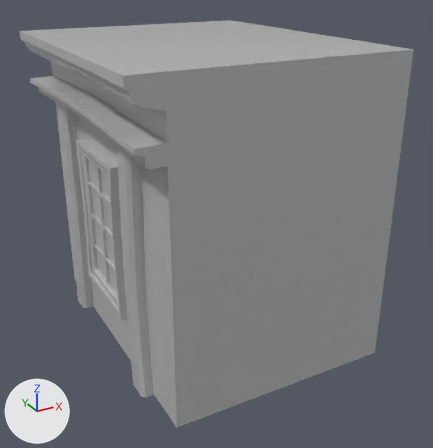
Renders of the FBX model PC_Client_&_Server_Makina/Assets/Environement Final/Buildings/Facades & pillars/Facades Type 2 (Brick)/O_V_F_Type2_Blank_Extrude/O_V_F_Type2_Blank_ExtrudeUP/O_V_F_Type2_Blank_ExtrudeUP.fbx from each side of a commit.
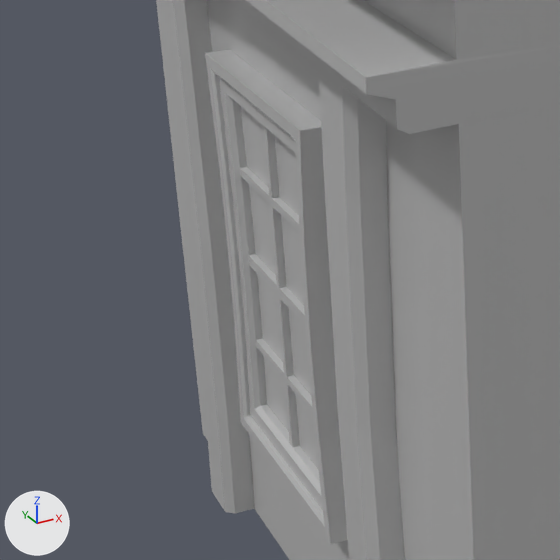
Each version is shown whole from a 50 mm lens placed at (-2.14, -5.19, 3.67), pointed at (0.59, -0.22, 1.19), then close up on the part from 0% to 47% of the width and 27% to 73% of the height. The lights are fixed; the arrows at lower left show +X, +Y and +Z.

The first close-up shows 'O_V_F_Type2_Blank_ExtrudeUP'.
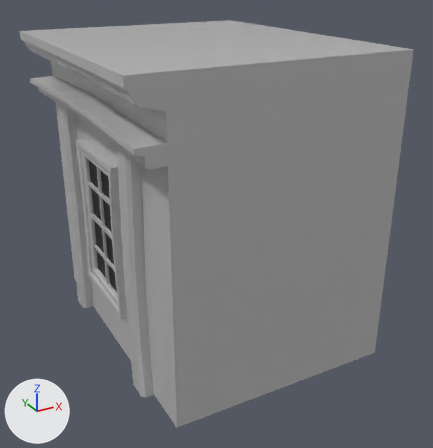
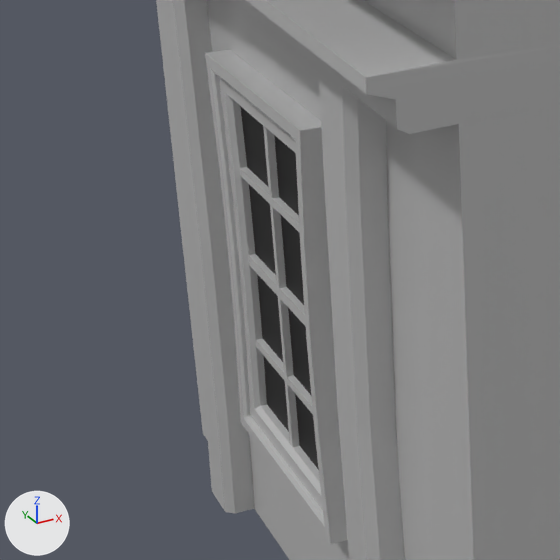
Scene script edits in JSON lines:
```json
{"op": "add", "block": "mat_08___default_slot__2", "code": ["mat_08___default_slot__2 = principled_material('08 - Default Slot #2')", "mat_08___default_slot__2.base_color = (0.0, 0.0, 0.0)  # black #000000", "mat_08___default_slot__2.roughness = 0.553"]}
{"block": "me_mesh", "where": "me_mesh.from_pydata(...)  # 643 vertices, 606 faces; spans x -0.79..1.74, y -1.5..1.5, z 0.0..3.0"}
{"block": "me_mesh", "where": "# used by ob_o_v_f_type2_blank_extrudeup; location = (0.0, 0.0, 0.0)"}
{"block": "me_mesh", "change": "me_mesh part 1: all 8 faces centred in x -0.52, y -0.18..0.18, z 0.82..1.79 switch from mat_07___default (grey #bcbcbc) to mat_08___default_slot__2 (black #000000)"}
```

What differs and where, as boxes (x1, y1, x2, y2) in the close-ups (560 x 560 px):
```json
{"part": 1, "of": "me_mesh", "change": "recoloured", "before": [240, 106, 319, 470], "after": [240, 106, 319, 470], "on screen": "grey to black"}
```
